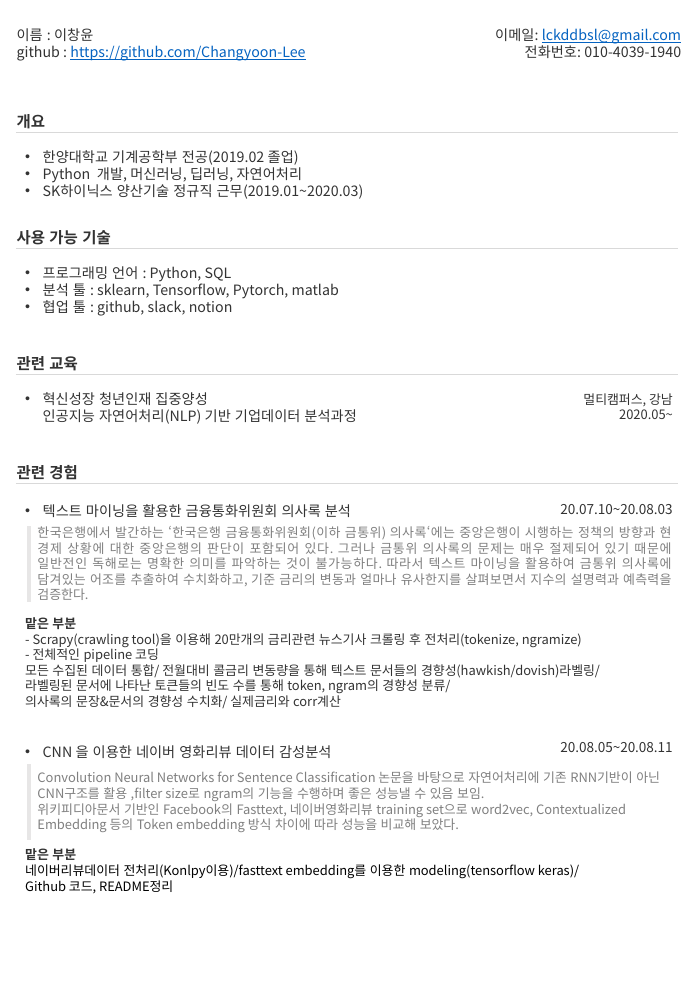
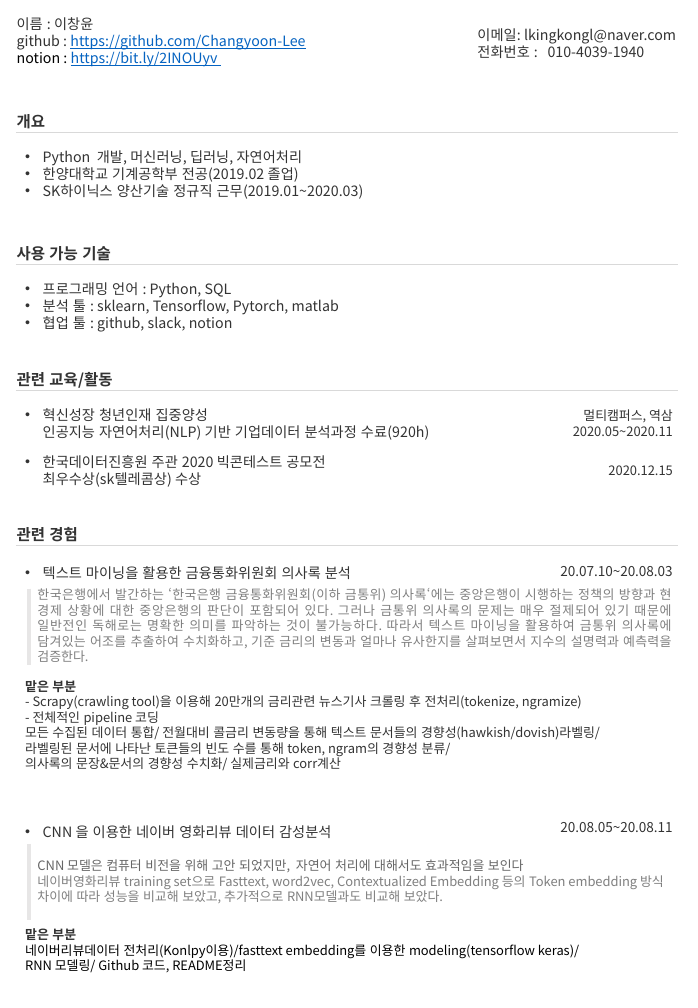
Before and after one commit to Changyoon-Lee/portfolio, a slide deck: slide 1 of 이력서.pptx. Drawn at 698x1008 pixels with LibreOffice and Linux fonts; fonts in the diff are those of the drawing. Boxes give left, top, right and bottom in pixels: in the first picture for what was removed or moved away, otherwise in the second. Text is boxed around its words. In the diff, an @@ line names an element or a change of style, - is before the commit and + after.

Commit message:
업데이트

```diff
--- a/이력서.pptx
+++ b/이력서.pptx
@@ text "이름 : 이창윤": place and size @@
-text "이름 : 이창윤" at bbox=[17, 28, 305, 61]
+text "이름 : 이창윤" at bbox=[17, 17, 305, 67]
@@ text at bbox=[477, 28, 676, 58]: text changed @@
-이메일: lckddbsl@gmail.com
-전화번호: 010-4039-1940
+이메일: lkingkongl@naver.com
+전화번호 : 010-4039-1940
@@ text at bbox=[17, 49, 218, 67]: paragraph added @@
+notion : https://bit.ly/2INOUyv
@@ text at bbox=[43, 150, 303, 166]: paragraph added @@
+• Python 개발, 머신러닝, 딥러닝, 자연어처리
@@ text at bbox=[43, 167, 303, 183]: paragraph removed @@
-• Python 개발, 머신러닝, 딥러닝, 자연어처리
@@ text at bbox=[17, 372, 112, 388]: text changed @@
-관련 교육
+관련 교육/활동
@@ 2 texts, 2 lines: place and size @@
-2 texts, 2 lines at bbox=[16, 230, 678, 374]
+2 texts, 2 lines at bbox=[16, 246, 678, 391]
@@ text at bbox=[43, 408, 429, 440]: text changed @@
-• 혁신성장 청년인재 집중양성
-  인공지능 자연어처리(NLP) 기반 기업데이터 분석과정
+• 혁신성장 청년인재 집중양성
+  인공지능 자연어처리(NLP) 기반 기업데이터 분석과정 수료(920h)
@@ text at bbox=[573, 409, 673, 436]: text changed @@
-멀티캠퍼스, 강남
-2020.05~
+멀티캠퍼스, 역삼
+2020.05~2020.11
@@ text added at bbox=[43, 455, 325, 487], 11 pt, text #333333 @@
+• 한국데이터진흥원 주관 2020 빅콘테스트 공모전
+  최우수상(sk텔레콤상) 수상
@@ text added at bbox=[608, 465, 672, 475], 10 pt, text #333333 @@
+2020.12.15
@@ 5 texts, 2 lines: place and size @@
-5 texts, 2 lines at bbox=[16, 465, 678, 708]
+5 texts, 2 lines at bbox=[16, 527, 678, 770]
@@ 3 texts, 1 line: place and size @@
-3 texts, 1 line at bbox=[25, 742, 672, 894]
+3 texts, 1 line at bbox=[25, 822, 672, 973]
@@ text at bbox=[37, 859, 664, 903]: text changed @@
-Convolution Neural Networks for Sentence Classification 논문을 바탕으로 자연어처리에 기존 RNN기반이 아닌 CNN구조를 활용 ,filter size로 ngram의 기능을 수행하며 좋은 성능낼 수 있음 보임.
-위키피디아문서 기반인 Facebook의 Fasttext, 네이버영화리뷰 training set으로 word2vec, Contextualized Embedding 등의 Token embedding 방식 차이에 따라 성능을 비교해 보았다.
+CNN 모델은 컴퓨터 비전을 위해 고안 되었지만, 자연어 처리에 대해서도 효과적임을 보인다
+네이버영화리뷰 training set으로 Fasttext, word2vec, Contextualized Embedding 등의 Token embedding 방식 차이에 따라 성능을 비교해 보았고, 추가적으로 RNN모델과도 비교해 보았다.
@@ text at bbox=[25, 944, 579, 973]: text changed @@
-네이버리뷰데이터 전처리(Konlpy이용)/fasttext embedding를 이용한 modeling(tensorflow keras)/
-Github 코드, README정리
+네이버리뷰데이터 전처리(Konlpy이용)/fasttext embedding를 이용한 modeling(tensorflow keras)/
+RNN 모델링/ Github 코드, README정리
```
Also in this commit, not shown: 1 other slide changed, 3 other files.
